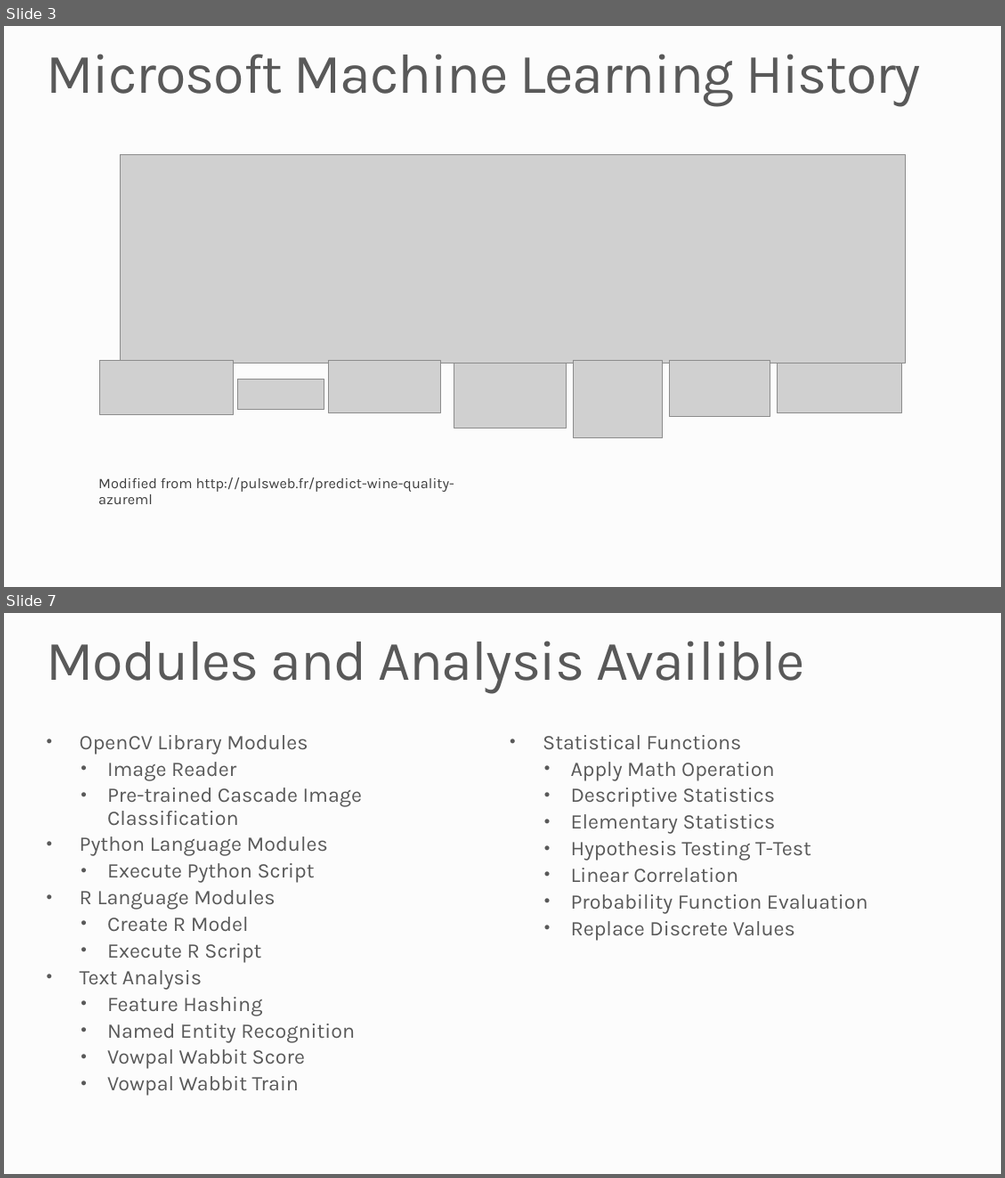
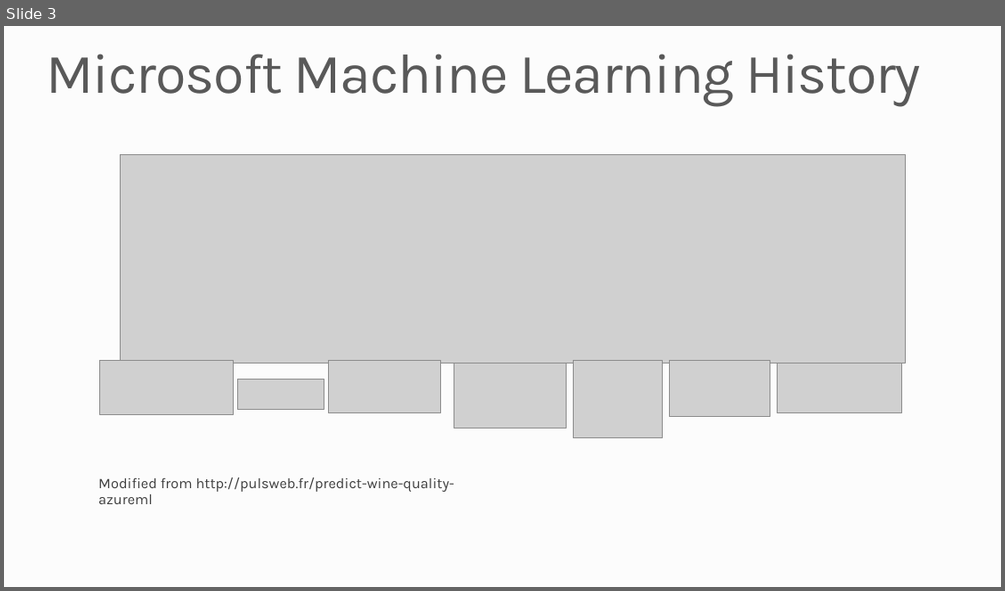
Before and after one commit to MSRConnections/Azure-training-course, a slide deck: Content/Machine Learning/Machine Learning.pptx. Shown one above the other, each under a label of ours: slides 3 and 7 before the commit, slide 3 after it; the slides between them are not shown. The pictures are 1005x1178 and 1005x591 pixels, drawn with LibreOffice and Linux fonts; fonts in the diff are those of the drawing; grey boxes stand for pictures; background and template pictures are left out. Boxes give left, top, right and bottom in pixels: in the first picture for what was removed or moved away, otherwise in the second. Text is boxed around its words. In the diff, an @@ line names an element or a change of style, - is before the commit and + after.

```diff
--- a/Content/Machine Learning/Machine Learning.pptx
+++ b/Content/Machine Learning/Machine Learning.pptx
@@ slide 7 removed at (4,613,1001,1174), background #FCFCFC @@
@@ title removed at (47,641,804,693) @@
-Modules and Analysis Availible
@@ text removed at (80,735,362,1095) @@
-• OpenCV Library Modules
-  • Image Reader
-  • Pre-trained Cascade Image Classification
-• Python Language Modules
-  • Execute Python Script
-• R Language Modules
-  • Create R Model
-  • Execute R Script
-• Text Analysis
-  • Feature Hashing
-  • Named Entity Recognition
-  • Vowpal Wabbit Score
-  • Vowpal Wabbit Train
@@ text removed at (542,735,868,940) @@
-• Statistical Functions
-  • Apply Math Operation
-  • Descriptive Statistics
-  • Elementary Statistics
-  • Hypothesis Testing T-Test
-  • Linear Correlation
-  • Probability Function Evaluation
-  • Replace Discrete Values
```
Also in this commit, not shown: 5 slides changed, 3 slides added, 2 other slides removed, 30 other files.
